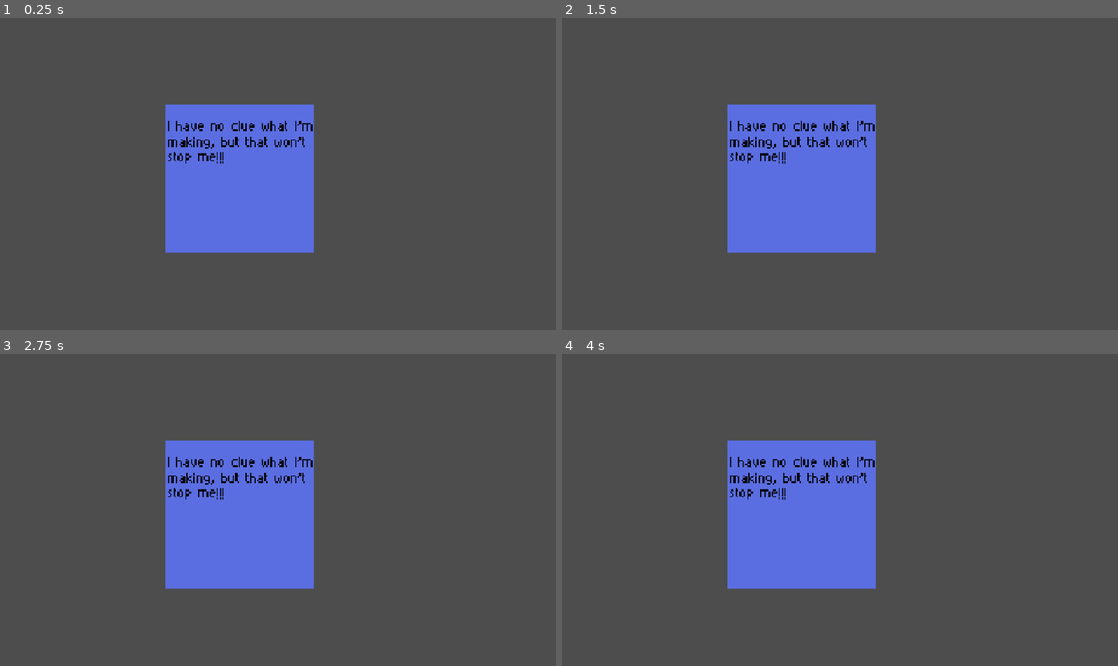
Above: before the commit, frames 1-4 (two rows, left to right).
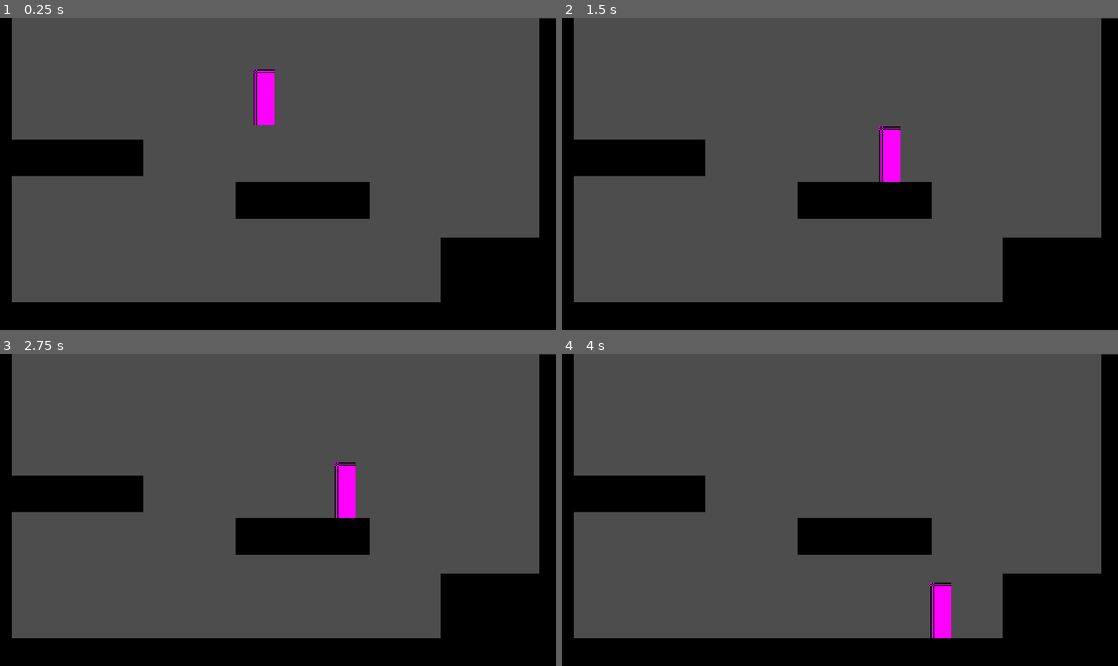
Above: after the commit, the same moments.

Repository: Wittyusername34/metroidvania-forge
Game: Godot game, scene res://Playground.tscn
Same seed, same stepped clock (60 frames per second), same inputs: the game is played once before the commit and once after it.
Inputs:
- Up to frame 1 (0.25 s): no input
- Up to frame 2 (1.5 s): hold D (right) 0.53-1.28 s; hold A (left) from 1.28 s (still down)
- Up to frame 3 (2.75 s): release A (left) at 2.03 s; hold D (right) from 2.03 s (still down)
- Up to frame 4 (4 s): release D (right) at 3.53 s; hold A (left) from 3.53 s (still down)

The runs differ from the first frame. In frame 1, 34% of the frame differs, in the area x 0-100%, y 0-100%; in frame 2, 35%; in frame 3, 35%; in frame 4, 35%.

Commit message:
Progress: CH 01 EP 01 & 02
Progress made on the project following episodes 1 and 2 of chapter 1.

Diff:
--- a/Playground.tscn
+++ b/Playground.tscn
@@ -1,9 +1,79 @@
-[gd_scene load_steps=2 format=3 uid="uid://c184frfx5ih5r"]
+[gd_scene load_steps=5 format=3 uid="uid://c184frfx5ih5r"]
 
-[ext_resource type="Texture2D" uid="uid://dfcir1kjnhv0o" path="res://Icon (wip).png" id="1_aeqsi"]
+[ext_resource type="PackedScene" uid="uid://cfa3xni5hj64u" path="res://player/player.tscn" id="1_80c3a"]
 
-[node name="Node2D" type="Node2D"]
+[sub_resource type="Gradient" id="Gradient_3invt"]
+colors = PackedColorArray(0, 0, 0, 1, 0, 0, 0, 1)
 
-[node name="Icon(wip)" type="Sprite2D" parent="."]
-position = Vector2(207, 139)
-texture = ExtResource("1_aeqsi")
+[sub_resource type="GradientTexture2D" id="GradientTexture2D_80c3a"]
+gradient = SubResource("Gradient_3invt")
+width = 32
+height = 32
+
+[sub_resource type="RectangleShape2D" id="RectangleShape2D_d17em"]
+size = Vector2(32, 32)
+
+[node name="Playground" type="Node2D"]
+
+[node name="Sprite2D" type="Sprite2D" parent="."]
+position = Vector2(239, 262)
+scale = Vector2(16, 1)
+texture = SubResource("GradientTexture2D_80c3a")
+
+[node name="StaticBody2D" type="StaticBody2D" parent="Sprite2D"]
+
+[node name="CollisionShape2D" type="CollisionShape2D" parent="Sprite2D/StaticBody2D"]
+shape = SubResource("RectangleShape2D_d17em")
+
+[node name="Sprite2D2" type="Sprite2D" parent="."]
+position = Vector2(-4.4999995, 139.5)
+scale = Vector2(0.90625, 8.71875)
+texture = SubResource("GradientTexture2D_80c3a")
+
+[node name="StaticBody2D" type="StaticBody2D" parent="Sprite2D2"]
+
+[node name="CollisionShape2D" type="CollisionShape2D" parent="Sprite2D2/StaticBody2D"]
+shape = SubResource("RectangleShape2D_d17em")
+
+[node name="Sprite2D3" type="Sprite2D" parent="."]
+position = Vector2(480, 140)
+scale = Vector2(0.90625, 8.71875)
+texture = SubResource("GradientTexture2D_80c3a")
+
+[node name="StaticBody2D" type="StaticBody2D" parent="Sprite2D3"]
+
+[node name="CollisionShape2D" type="CollisionShape2D" parent="Sprite2D3/StaticBody2D"]
+shape = SubResource("RectangleShape2D_d17em")
+
+[node name="Sprite2D4" type="Sprite2D" parent="."]
+position = Vector2(424, 219.75)
+scale = Vector2(2.7343743, 1.8593746)
+texture = SubResource("GradientTexture2D_80c3a")
+
+[node name="StaticBody2D" type="StaticBody2D" parent="Sprite2D4"]
+
+[node name="CollisionShape2D" type="CollisionShape2D" parent="Sprite2D4/StaticBody2D"]
+shape = SubResource("RectangleShape2D_d17em")
+
+[node name="Sprite2D5" type="Sprite2D" parent="."]
+position = Vector2(261.125, 157.875)
+scale = Vector2(3.6171873, 0.9921873)
+texture = SubResource("GradientTexture2D_80c3a")
+
+[node name="StaticBody2D" type="StaticBody2D" parent="Sprite2D5"]
+
+[node name="CollisionShape2D" type="CollisionShape2D" parent="Sprite2D5/StaticBody2D"]
+shape = SubResource("RectangleShape2D_d17em")
+
+[node name="Sprite2D6" type="Sprite2D" parent="."]
+position = Vector2(66, 121.000015)
+scale = Vector2(3.6171873, 0.9921873)
+texture = SubResource("GradientTexture2D_80c3a")
+
+[node name="StaticBody2D" type="StaticBody2D" parent="Sprite2D6"]
+
+[node name="CollisionShape2D" type="CollisionShape2D" parent="Sprite2D6/StaticBody2D"]
+shape = SubResource("RectangleShape2D_d17em")
+
+[node name="Player" parent="." instance=ExtResource("1_80c3a")]
+position = Vector2(228, 60)
--- /dev/null
+++ b/player/player.tscn
@@ -0,0 +1,21 @@
+[gd_scene load_steps=4 format=3 uid="uid://cfa3xni5hj64u"]
+
+[ext_resource type="Script" uid="uid://dtbosehmi0bt2" path="res://player/scripts/player.gd" id="1_oul6g"]
+
+[sub_resource type="PlaceholderTexture2D" id="PlaceholderTexture2D_kqu6x"]
+size = Vector2(18, 48)
+
+[sub_resource type="RectangleShape2D" id="RectangleShape2D_oul6g"]
+size = Vector2(16, 46)
+
+[node name="Player" type="CharacterBody2D"]
+script = ExtResource("1_oul6g")
+
+[node name="Sprite2D" type="Sprite2D" parent="."]
+position = Vector2(0, -24)
+texture = SubResource("PlaceholderTexture2D_kqu6x")
+
+[node name="CollisionShape2D" type="CollisionShape2D" parent="."]
+position = Vector2(0, -23)
+shape = SubResource("RectangleShape2D_oul6g")
+debug_color = Color(0, 0.6, 0.69803923, 0.24313726)
--- /dev/null
+++ b/player/scripts/player.gd
@@ -0,0 +1,19 @@
+class_name Player extends CharacterBody2D
+
+
+
+
+func _process( _delta: float ) -> void:
+
+	pass
+
+
+func _physics_process( _delta: float ) -> void:
+	velocity.x = 0
+	if Input.is_action_pressed( "left" ):
+		velocity.x = -100
+	elif Input.is_action_pressed( "right" ):
+		velocity.x = 100
+	velocity.y = velocity.y + 980 * _delta
+	move_and_slide()
+	pass
Not shown, added: player/scripts/player.gd.uid
